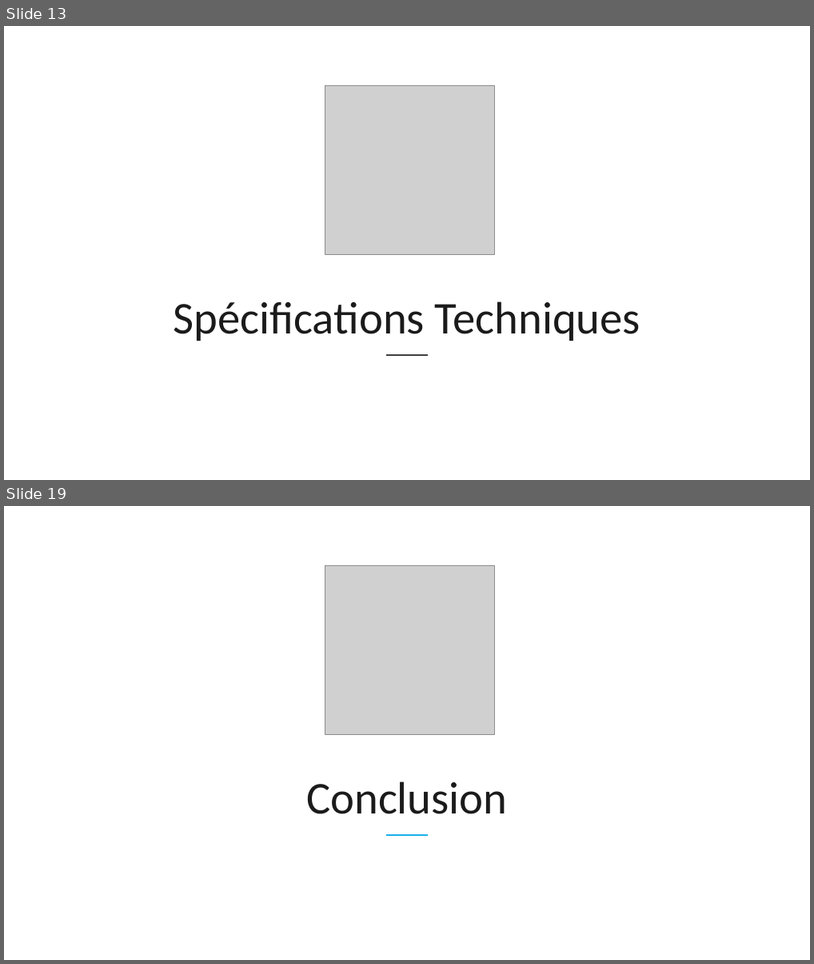
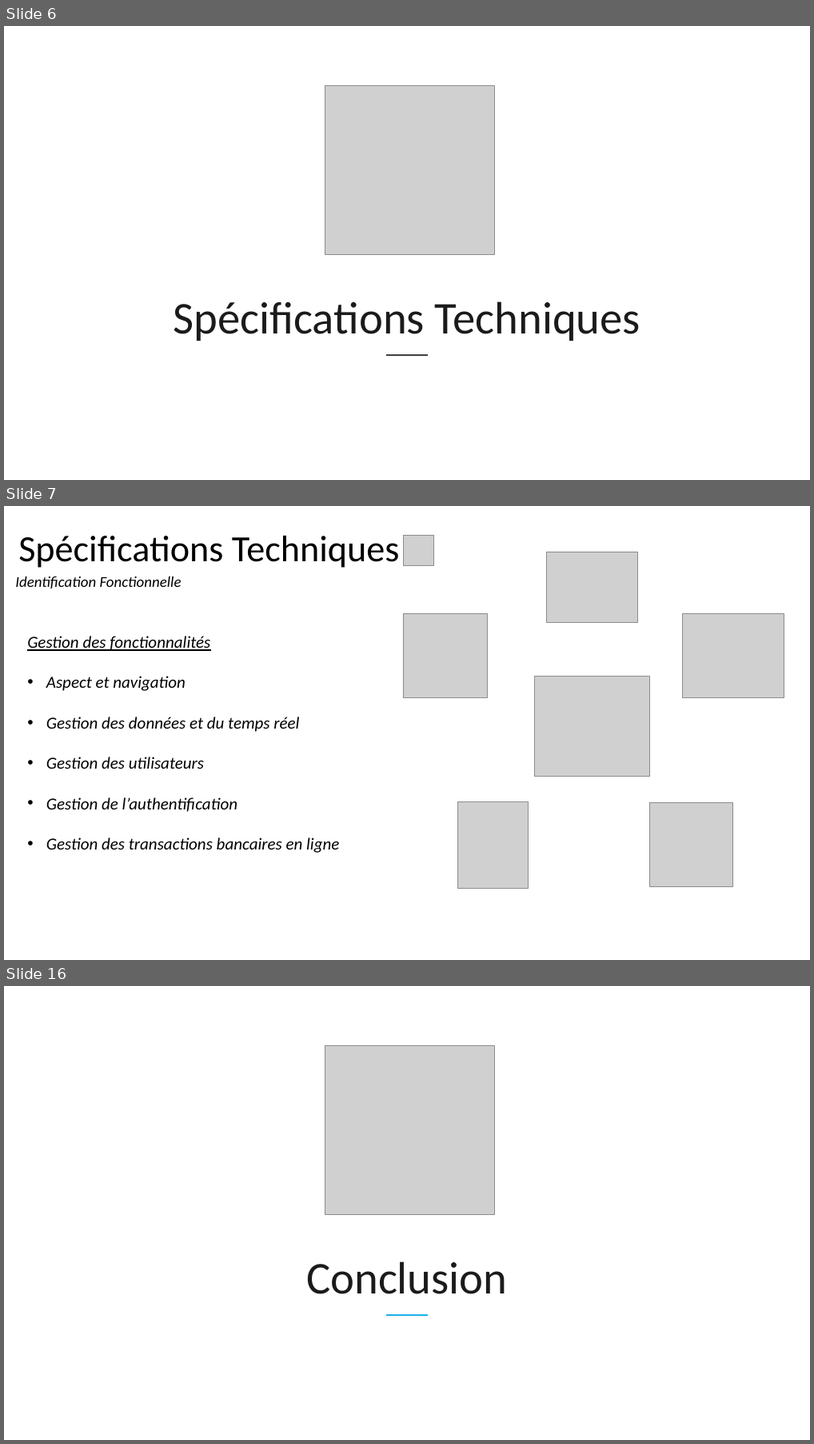
Before and after one commit to StephenAOGOLO/P4_Analysez_les_besoins, a slide deck: Projet_4_Solution_fonctionnelle_et_technique.pptx. Shown one above the other, each under a label of ours: slides 13 and 19 before the commit, slides 6, 7 and 16 after it; the slides between them are not shown. The pictures are 814x964 and 814x1444 pixels, drawn with LibreOffice and Linux fonts; fonts in the diff are those of the drawing; grey boxes stand for pictures. Boxes give left, top, right and bottom in pixels: in the first picture for what was removed or moved away, otherwise in the second. Text is boxed around its words. In the diff, an @@ line names an element or a change of style, - is before the commit and + after.

```diff
--- a/Projet_4_Solution_fonctionnelle_et_technique.pptx
+++ b/Projet_4_Solution_fonctionnelle_et_technique.pptx
@@ slide 7 added at [4,506,810,960], background #FFFFFF @@
@@ title added at [18,536,399,568], 44 pt, text #000000 @@
+Spécifications Techniques
@@ picture added at [403,535,434,566] @@
@@ picture added at [546,552,638,623] @@
@@ text added at [15,576,182,588], 18 pt, text #000000, italic @@
+Identification Fonctionnelle
@@ picture added at [403,613,487,697] @@
@@ picture added at [682,613,784,697] @@
@@ text added at [27,636,339,852], 20 pt, text #000000, italic @@
+Gestion des fonctionnalités
+• Aspect et navigation
+• Gestion des données et du temps réel
+• Gestion des utilisateurs
+• Gestion de l’authentification
+• Gestion des transactions bancaires en ligne
@@ picture added at [534,676,650,776] @@
@@ picture added at [458,801,528,888] @@
@@ picture added at [650,803,734,886] @@
@@ what was slide 13 is now slide 6 @@
@@ what was slide 19 is now slide 16 @@
```
Also in this commit, not shown: 9 slides changed, 6 other slides added, 8 slides removed, 2 other files.
